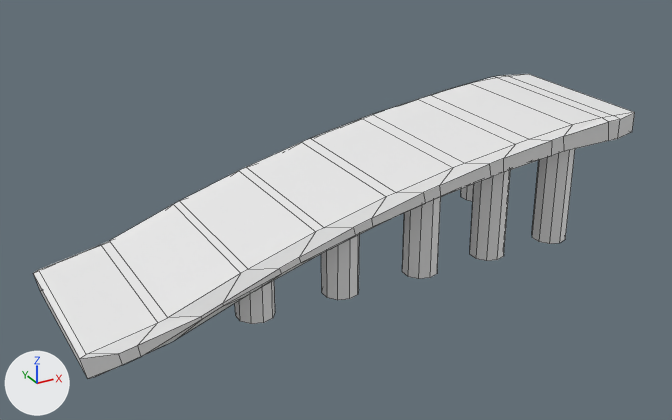
The Blender file SpieleProgSoSe2017/Assets/Meshes/TerrainObjects/blend/Ramp1.blend: old version first, new version second.
One viewpoint serves both versions: a 50 mm camera at (-25.5, -41.3, 22.6) aimed at (-3.0, -0.3, 2.1). The axes (+X, +Y, +Z) are drawn at lower left. The lights are the same throughout. Mesh edges are drawn as thin lines.

In view in the first picture: 'Ramp', 'Stomps'.
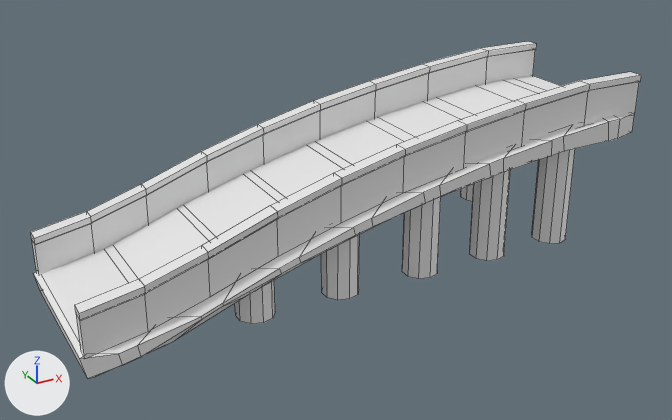
Commit message: Ramp update

Patch to the scene script:
```diff
--- a/SpieleProgSoSe2017/Assets/Meshes/TerrainObjects/blend/Ramp1.blend.py
+++ b/SpieleProgSoSe2017/Assets/Meshes/TerrainObjects/blend/Ramp1.blend.py
@@ me_cube @@
+me_cube.from_pydata(...)  # 80 vertices, 78 faces; spans x -0.89..0.99, y -1.29..1.29, z -7.55..1.17
@@ ob_rail1 @@
+ob_rail1 = bpy.data.objects.new('Rail1', me_cube)
+ob_rail1.parent = ob_rampwithstomps
+ob_rail1.location = (-2.95, 4.458, 7.25)
+ob_rail1.scale = (17.1, 0.324, 1.0)
@@ ob_rail2 @@
+ob_rail2 = bpy.data.objects.new('Rail2', me_cube.copy())
+ob_rail2.parent = ob_rampwithstomps
+ob_rail2.location = (-2.95, -4.499, 7.368)
+ob_rail2.scale = (17.1, 0.324, 1.0)
```

Location of each change, [x1, y1, x2, y2] in pixels of the pictures (672 x 420 px):
'Rail2', added: after [75, 72, 641, 358]
'Rail1', added: after [31, 41, 537, 275]
